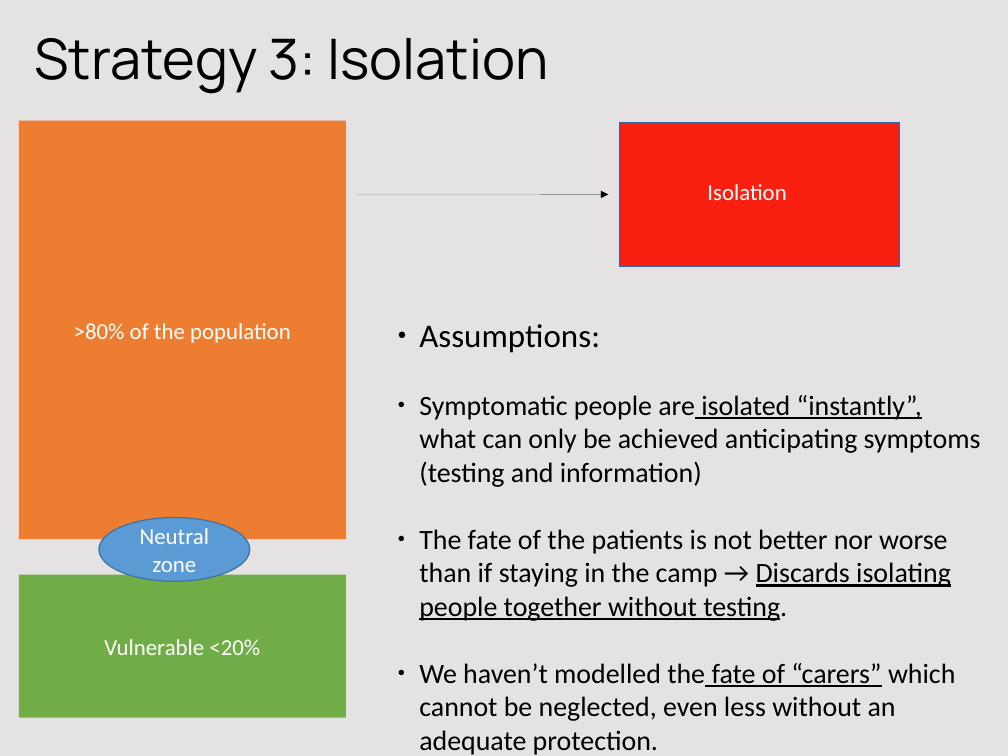
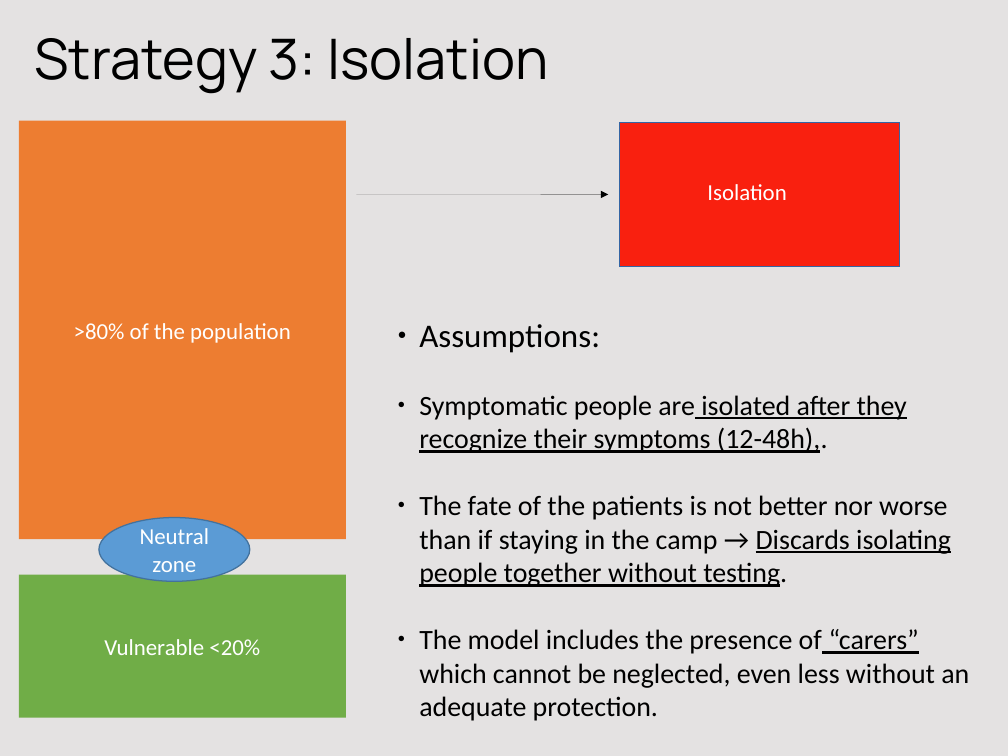
Before and after one commit to crowdfightcovid19/req-550-Syria, a slide deck: slide 48 of manuscripts/slides-20200716/20200716-syria_APG.odp. Drawn at 1008x756 pixels with LibreOffice and Linux fonts; fonts in the diff are those of the drawing. Boxes give left, top, right and bottom in pixels: in the first picture for what was removed or moved away, otherwise in the second. Text is boxed around its words. In the diff, an @@ line names an element or a change of style, - is before the commit and + after.

```diff
--- a/manuscripts/slides-20200716/20200716-syria_APG.odp
+++ b/manuscripts/slides-20200716/20200716-syria_APG.odp
@@ text at (x1=419, y1=395, x2=907, y2=453): text changed @@
-● Symptomatic people are isolated “instantly”, what can only be achieved anticipating symptoms (testing and information)
+● Symptomatic people are isolated after they recognize their symptoms (12-48h),.
@@ text at (x1=419, y1=629, x2=969, y2=721): text changed @@
-● We haven’t modelled the fate of “carers” which cannot be neglected, even less without an adequate protection.
+● The model includes the presence of “carers” which cannot be neglected, even less without an adequate protection.
```
Also in this commit, not shown: 13 other slides changed, 1 slide removed, 1 other file.
